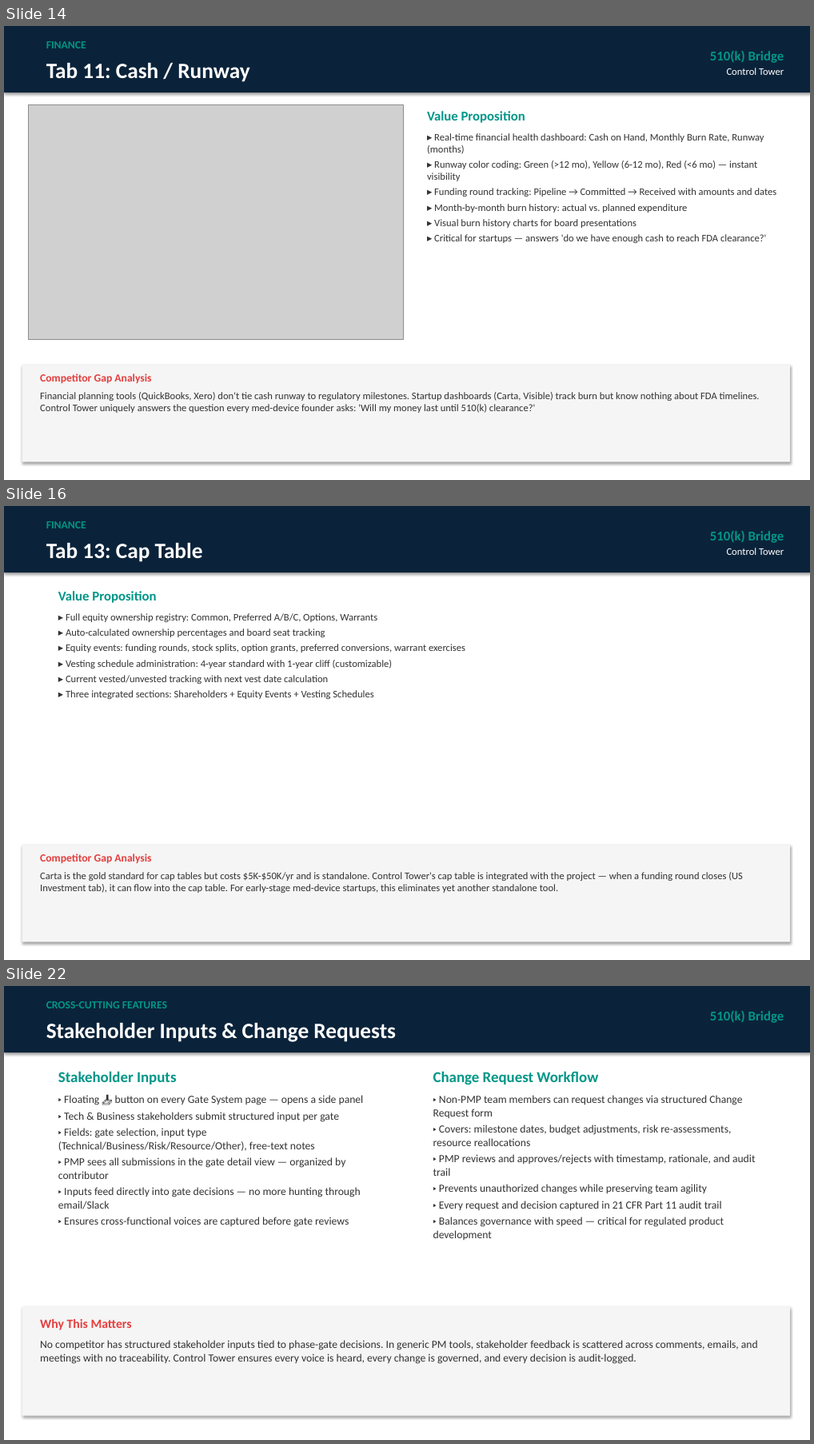
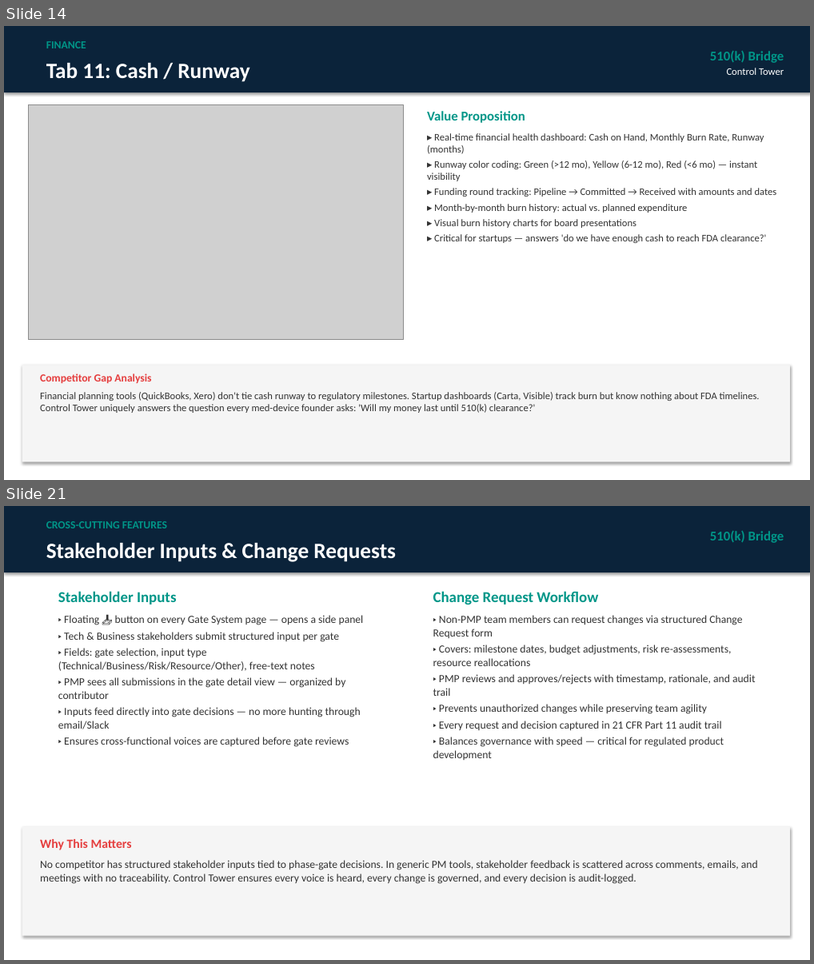
Before and after one commit to londailey6937/arch-medical, a slide deck: Control_Tower_Sales_Deck.pptx. Shown one above the other, each under a label of ours: slides 14, 16 and 22 before the commit, slides 14 and 21 after it; the slides between them are not shown. The pictures are 814x1444 and 814x964 pixels, drawn with LibreOffice and Linux fonts; fonts in the diff are those of the drawing; grey boxes stand for pictures. Boxes give left, top, right and bottom in pixels: in the first picture for what was removed or moved away, otherwise in the second. Text is boxed around its words. In the diff, an @@ line names an element or a change of style, - is before the commit and + after.

Commit message:
Remove Cap Table from sales deck presentations (EN/CN): delete tab, update tab count 18→17, update roles/tiers/competitive matrix

```diff
--- a/Control_Tower_Sales_Deck.pptx
+++ b/Control_Tower_Sales_Deck.pptx
@@ slide 16 removed at [4, 506, 810, 960], background #FFFFFF @@
@@ rectangle removed at [4, 506, 810, 572] @@
@@ text removed at [46, 521, 86, 528] @@
-FINANCE
@@ text removed at [46, 543, 203, 562] @@
-Tab 13: Cap Table
@@ text removed at [710, 531, 785, 543] @@
-510(k) Bridge
@@ text removed at [727, 548, 784, 555] @@
-Control Tower
@@ text removed at [58, 591, 466, 699] @@
-Value Proposition
-▸ Full equity ownership registry: Common, Preferred A/B/C, Options, Warrants
-▸ Auto-calculated ownership percentages and board seat tracking
-▸ Equity events: funding rounds, stock splits, option grants, preferred conversions, warrant exercises
-▸ Vesting schedule administration: 4-year standard with 1-year cliff (customizable)
-▸ Current vested/unvested tracking with next vest date calculation
-▸ Three integrated sections: Shareholders + Equity Events + Vesting Schedules
@@ rectangle removed at [22, 844, 790, 941] @@
@@ text removed at [40, 853, 151, 863] @@
-Competitor Gap Analysis
@@ text removed at [40, 872, 743, 892] @@
-Carta is the gold standard for cap tables but costs $5K-$50K/yr and is standalone. Control Tower's cap table is integrated with the project — when a funding round closes (US Investment tab), it can flow into the cap table. For early-stage med-device startups, this eliminates yet another standalone tool.
@@ what was slide 22 is now slide 21 @@
```
Also in this commit, not shown: 9 slides changed, 4 other files.
